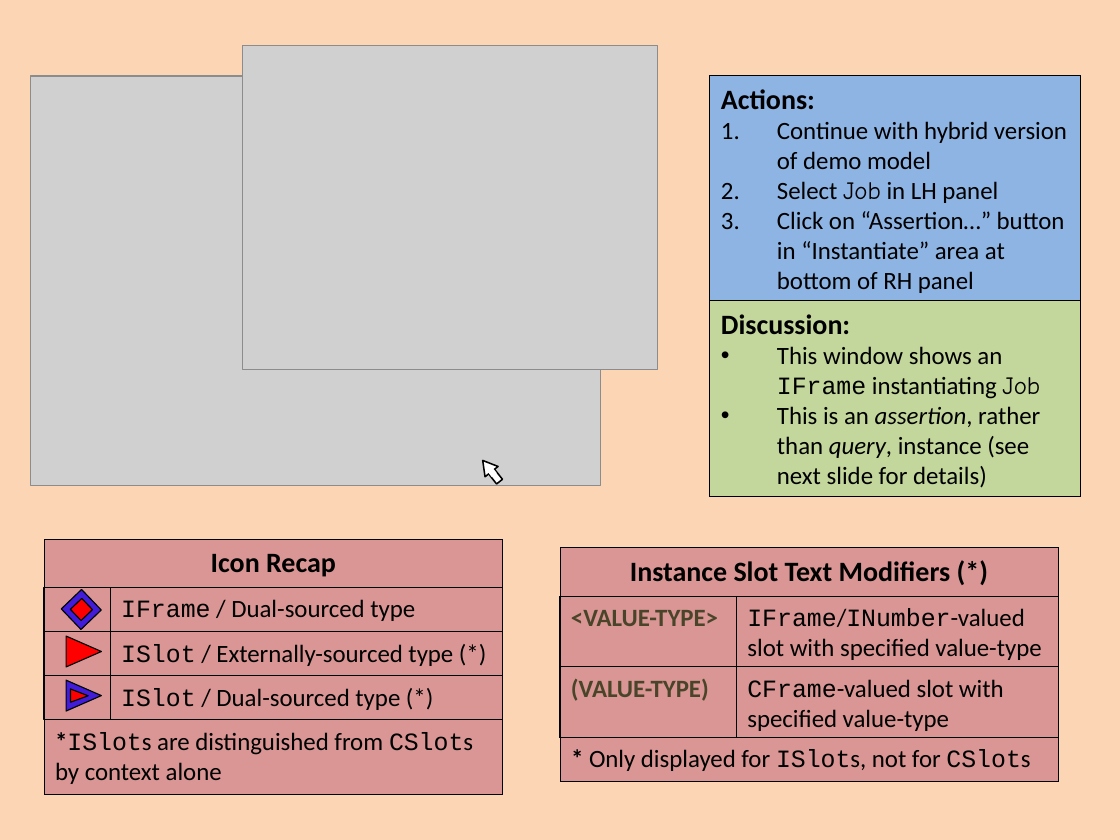
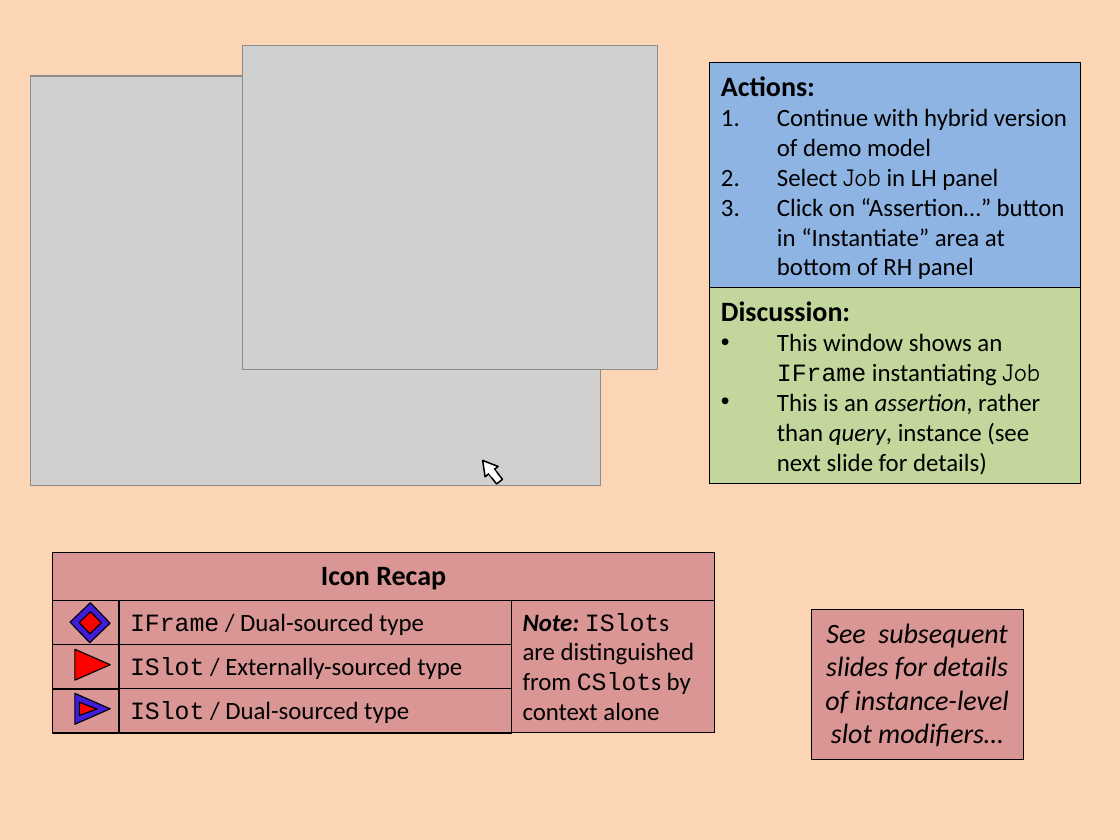
Before and after one commit to colin-puleston/mekon-hobo, a slide deck: slide 31 of docs/MEKON-HOBO Introductory Tutorial.pptx. Drawn at 1120x840 pixels with LibreOffice and Linux fonts; fonts in the diff are those of the drawing; grey boxes stand for pictures. Boxes give left, top, right and bottom in pixels: in the first picture for what was removed or moved away, otherwise in the second. Text is boxed around its words. In the diff, an @@ line names an element or a change of style, - is before the commit and + after.

```diff
--- a/docs/MEKON-HOBO Introductory Tutorial.pptx
+++ b/docs/MEKON-HOBO Introductory Tutorial.pptx
@@ rectangle "Actions:": place and size @@
-rectangle "Actions:" at [710,76,1081,302]
+rectangle "Actions:" at [710,63,1081,289]
@@ rectangle "Discussion:": place and size @@
-rectangle "Discussion:" at [710,301,1081,497]
+rectangle "Discussion:" at [710,288,1081,484]
@@ rectangle "Icon Recap": place and size @@
-rectangle "Icon Recap" at [44,539,502,794]
+rectangle "Icon Recap" at [53,552,715,732]
@@ rectangle removed at [560,596,736,666] @@
-<VALUE-TYPE>
@@ rectangle removed at [736,596,1057,666] @@
-IFrame/INumber-valued slot with specified value-type
@@ rectangle: place and size @@
-rectangle at [44,588,110,632]
+rectangle at [53,600,119,644]
@@ rectangle "IFrame / Dual-sourced type": place and size @@
-rectangle "IFrame / Dual-sourced type" at [110,588,502,632]
+rectangle "IFrame / Dual-sourced type" at [119,600,511,644]
@@ rectangle "Note: ISlots are distinguished from ...": place and size @@
-rectangle "Note: ISlots are distinguished from ..." at [44,720,502,795]
+rectangle "Note: ISlots are distinguished from ..." at [512,600,715,732]
@@ text in rectangle at [523,613,694,720]: text changed @@
-*ISlots are distinguished from CSlots by context alone
+Note: ISlots are distinguished from CSlots by context alone
@@ rectangle "See subsequent slides for details ...": place and size @@
-rectangle "See subsequent slides for details ..." at [560,548,1058,782]
+rectangle "See subsequent slides for details ..." at [811,609,1023,759]
@@ text in rectangle at [825,623,1009,747]: text changed; bold off; italic on @@
-Instance Slot Text Modifiers (*)
+See subsequent slides for details of instance-level slot modifiers…
@@ text in rectangle at [130,657,462,679]: text changed @@
-ISlot / Externally-sourced type (*)
+ISlot / Externally-sourced type
@@ 6 rectangles, 3 triangles: place and size @@
-6 rectangles, 3 triangles at [44,589,502,719]
+6 rectangles, 3 triangles at [53,602,511,732]
@@ rectangle removed at [560,666,736,737] @@
-(VALUE-TYPE)
@@ rectangle removed at [736,666,1057,737] @@
-CFrame-valued slot with specified value-type
@@ text in rectangle at [130,701,409,723]: text changed @@
-ISlot / Dual-sourced type (*)
+ISlot / Dual-sourced type
@@ rectangle removed at [560,737,1058,781] @@
-* Only displayed for ISlots, not for CSlots
```
Also in this commit, not shown: 11 other slides changed, 1 slide added.
